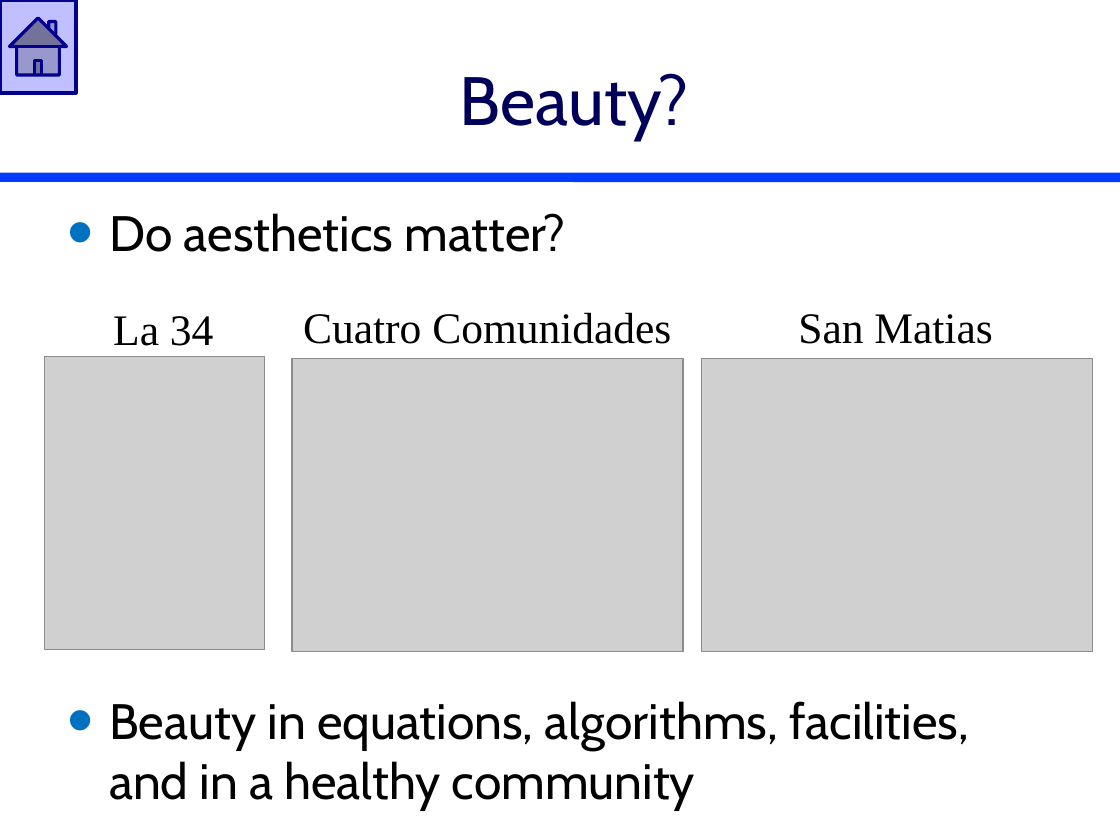
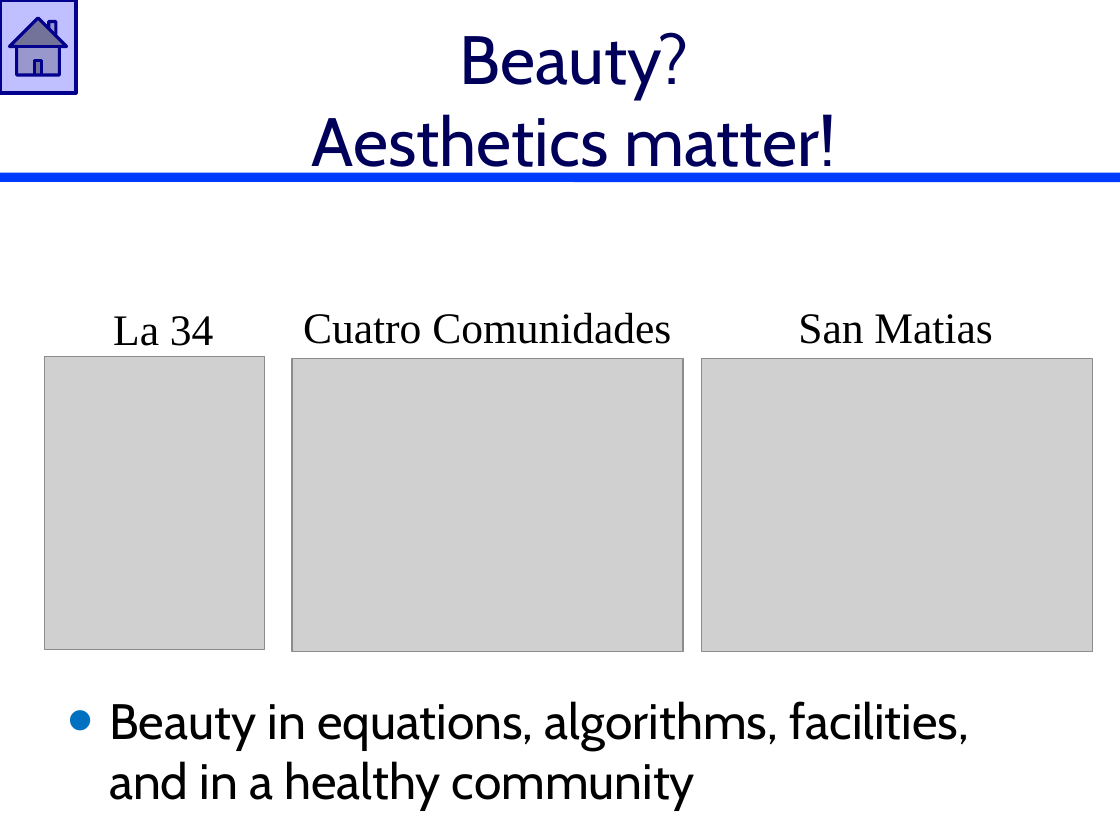
Before and after one commit to AguaClara/SWOT, a slide deck: slide 18 of Lectures/In Class/Design Reflections.pptx (slide 22 before the commit). Drawn at 1120x840 pixels with LibreOffice and Linux fonts; fonts in the diff are those of the drawing; grey boxes stand for pictures. Boxes give left, top, right and bottom in pixels: in the first picture for what was removed or moved away, otherwise in the second. Text is boxed around its words. In the diff, an @@ line names an element or a change of style, - is before the commit and + after.

```diff
--- a/Lectures/In Class/Design Reflections.pptx
+++ b/Lectures/In Class/Design Reflections.pptx
@@ title at box(312, 32, 836, 181): text changed @@
-Beauty?
+Beauty?
+Aesthetics matter!
@@ text at box(109, 213, 566, 252): paragraph removed @@
-• Do aesthetics matter?
```
Also in this commit, not shown: 8 other slides changed, 4 slides removed, 1 other file.
